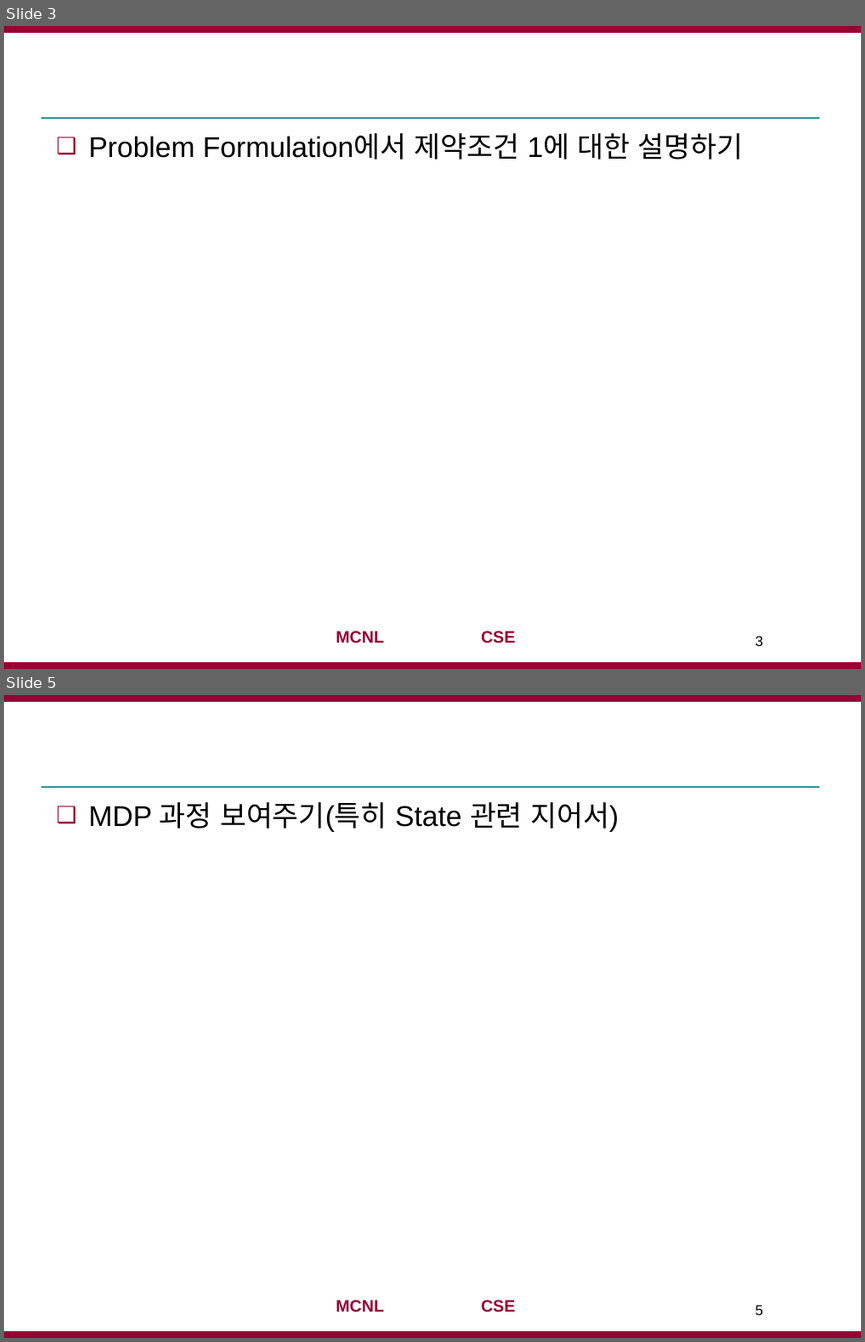
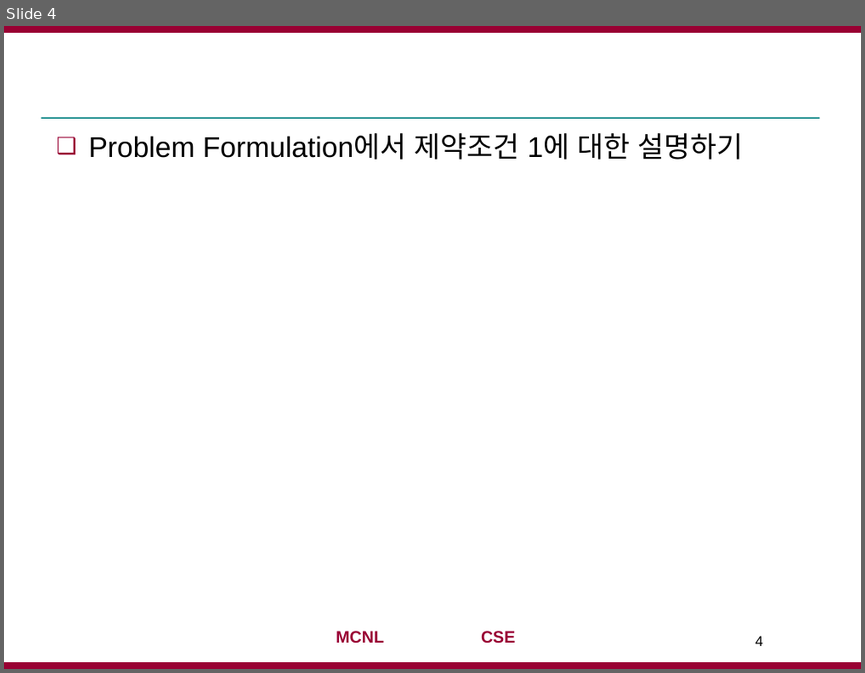
Before and after one commit to jaejunha/Paper, a slide deck: Daily(written_by_Korean)/180727.pptx. Shown one above the other, each under a label of ours: slides 3 and 5 before the commit, slide 4 after it; the slides between them are not shown. The pictures are 865x1342 and 865x673 pixels, drawn with LibreOffice and Linux fonts; fonts in the diff are those of the drawing; background and template pictures are left out. Boxes give left, top, right and bottom in pixels: in the first picture for what was removed or moved away, otherwise in the second. Text is boxed around its words. In the diff, an @@ line names an element or a change of style, - is before the commit and + after.

```diff
--- a/Daily(written_by_Korean)/180727.pptx
+++ b/Daily(written_by_Korean)/180727.pptx
@@ slide 5 removed at (x1=4, y1=695, x2=861, y2=1338), background #FFFFFF; not listed: 4 template elements that a slide beside it also shows @@
@@ text removed at (x1=89, y1=802, x2=619, y2=832) @@
-❑ MDP 과정 보여주기(특히 State 관련 지어서)
@@ page number removed at (x1=755, y1=1304, x2=763, y2=1315) @@
-5
@@ what was slide 3 is now slide 4 @@
@@ page number at (x1=755, y1=635, x2=763, y2=646): text changed @@
-3
+4
```
Also in this commit, not shown: 2 slides changed, 8 slides added, 3 other slides removed, 1 other file.
